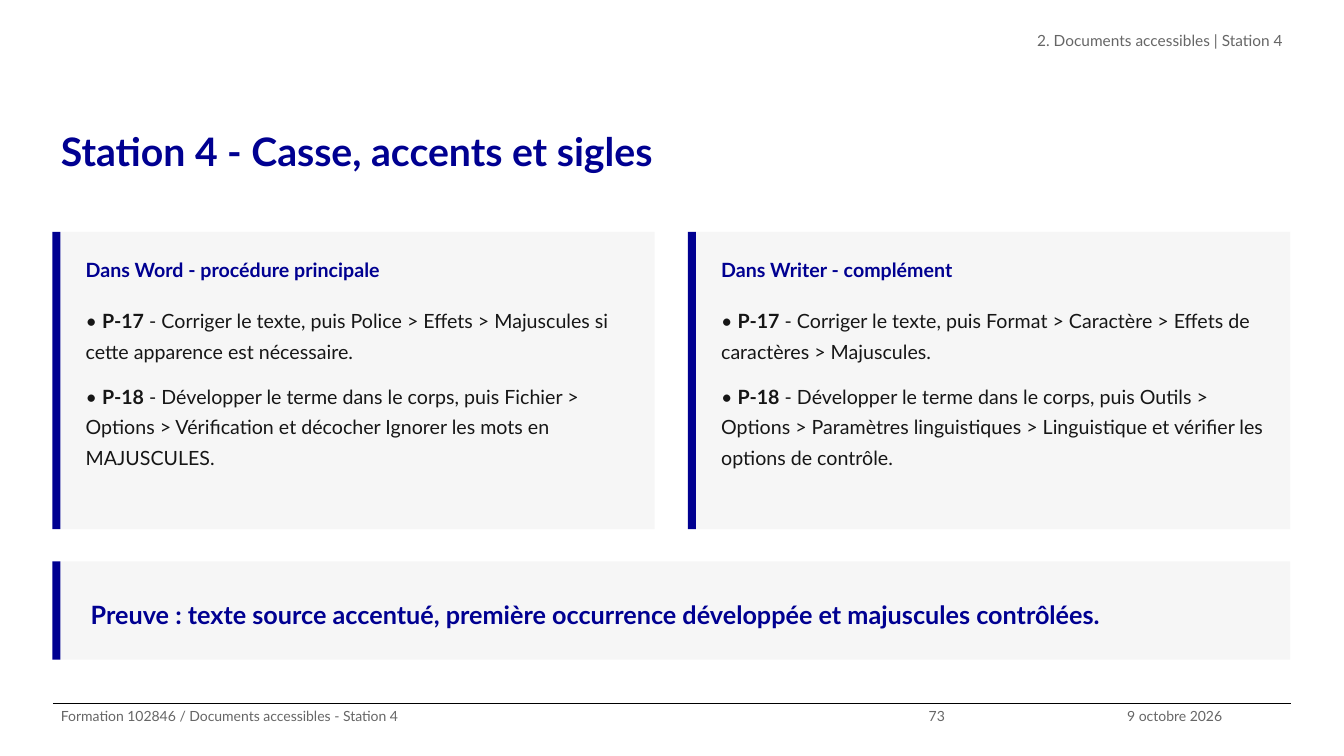
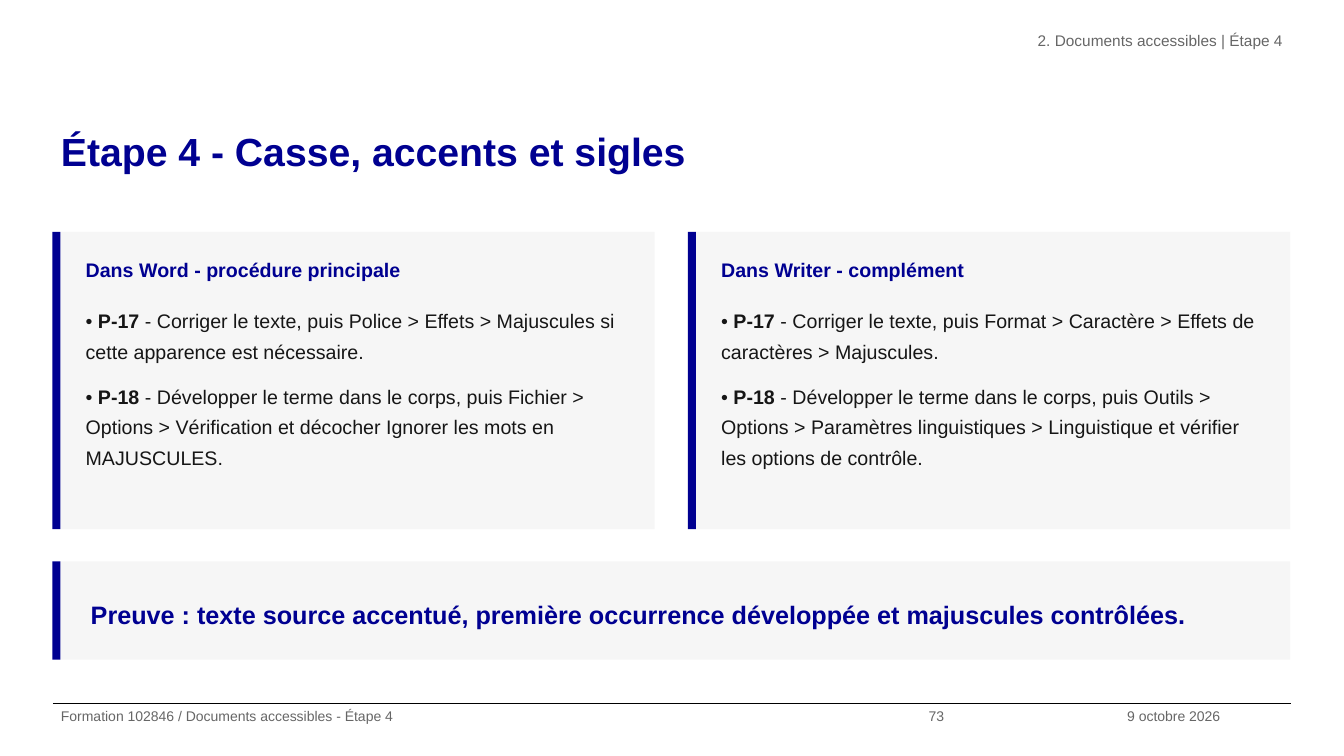
Before and after one commit to alexandra-guiderdoni/usine-fabrication-igpde-102846-ay11, a slide deck: slide 73 of livrables-IGPDE-2026-102846/Livrables-Stagiaires/supports-projections/support-formation-102846-2026-IGPDE.pptx. Drawn at 1344x756 pixels with LibreOffice and Linux fonts; fonts in the diff are those of the drawing; background and template pictures are left out. Boxes give left, top, right and bottom in pixels: in the first picture for what was removed or moved away, otherwise in the second. Text is boxed around its words. In the diff, an @@ line names an element or a change of style, - is before the commit and + after.

Commit message:
feat(tp): harmonisation des étapes et mémos

```diff
--- a/livrables-IGPDE-2026-102846/Livrables-Stagiaires/supports-projections/support-formation-102846-2026-IGPDE.pptx
+++ b/livrables-IGPDE-2026-102846/Livrables-Stagiaires/supports-projections/support-formation-102846-2026-IGPDE.pptx
@@ text at box(1038, 34, 1283, 49): text changed; font Lato to Arial @@
-2. Documents accessibles | Station 4
+2. Documents accessibles | Étape 4
@@ title at box(61, 135, 685, 174): text changed; font Lato to Arial @@
-Station 4 - Casse, accents et sigles
+Étape 4 - Casse, accents et sigles
@@ text at box(61, 710, 393, 724): text changed; font Lato to Arial @@
-Formation 102846 / Documents accessibles - Station 4
+Formation 102846 / Documents accessibles - Étape 4
@@ font Lato to Arial in 7 elements at box(929, 711, 945, 721), box(86, 262, 401, 281), box(86, 313, 614, 466), box(721, 262, 964, 281), box(721, 313, 1255, 469), box(91, 605, 1185, 630), box(1127, 711, 1220, 721) @@
```
Also in this commit, not shown: 132 other slides changed, 53 other files.
